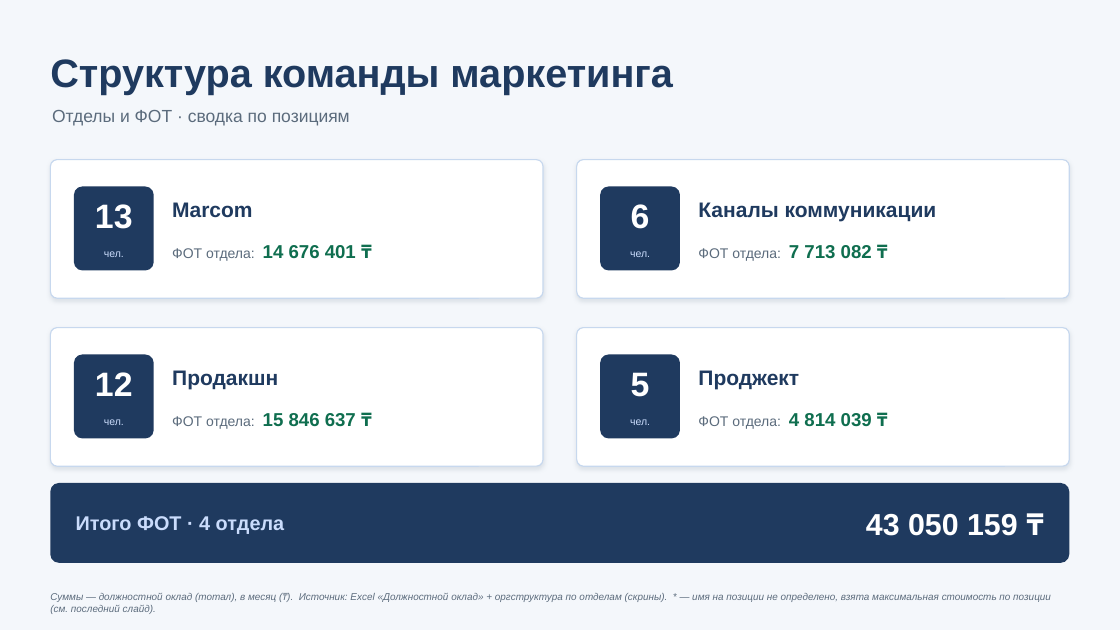
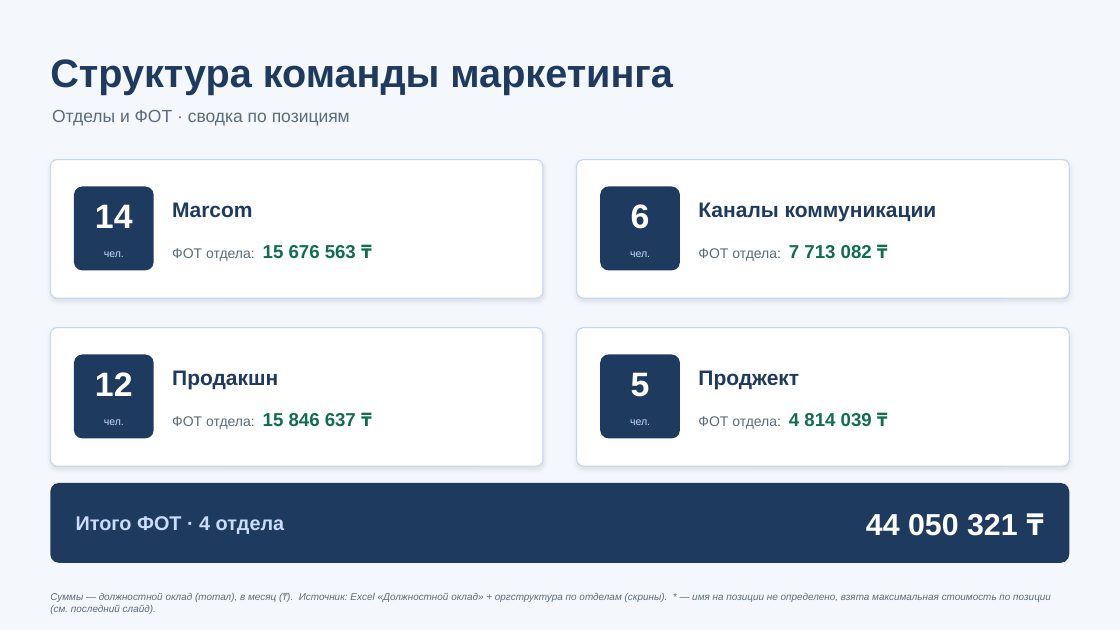
Before and after one commit to victoriakoppel/marketing, a slide deck: slide 1 of Структура маркетинга — отделы и ФОТ.pptx. Drawn at 1120x630 pixels with LibreOffice and Linux fonts; fonts in the diff are those of the drawing. Boxes give left, top, right and bottom in pixels: in the first picture for what was removed or moved away, otherwise in the second. Text is boxed around its words. In the diff, an @@ line names an element or a change of style, - is before the commit and + after.

```diff
--- a/Структура маркетинга — отделы и ФОТ.pptx
+++ b/Структура маркетинга — отделы и ФОТ.pptx
@@ text at box(95, 204, 133, 228): text changed @@
-13
+14
@@ text at box(172, 245, 356, 261): text changed @@
-ФОТ отдела: 14 676 401 ₸
+ФОТ отдела: 15 676 563 ₸
@@ text at box(866, 514, 1018, 536): text changed @@
-43 050 159 ₸
+44 050 321 ₸
```
Also in this commit, not shown: 2 other slides changed, 5 other files.
